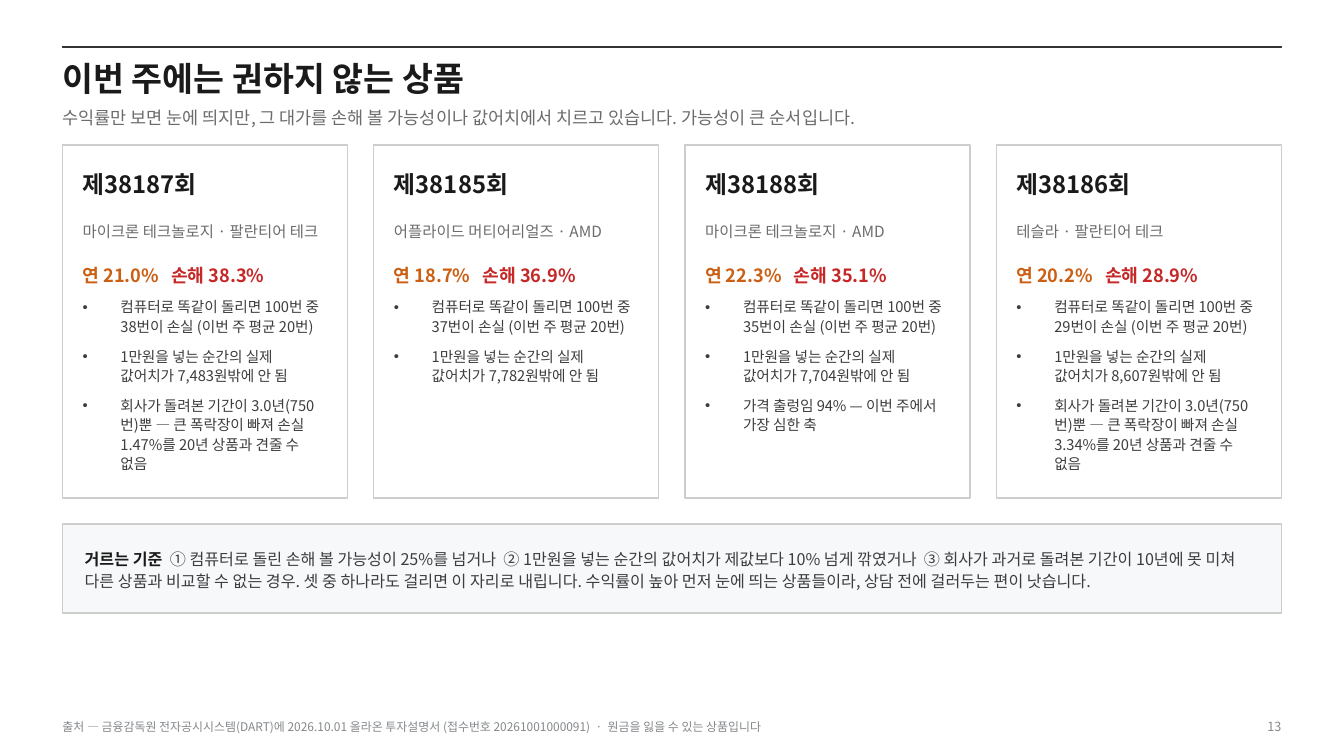
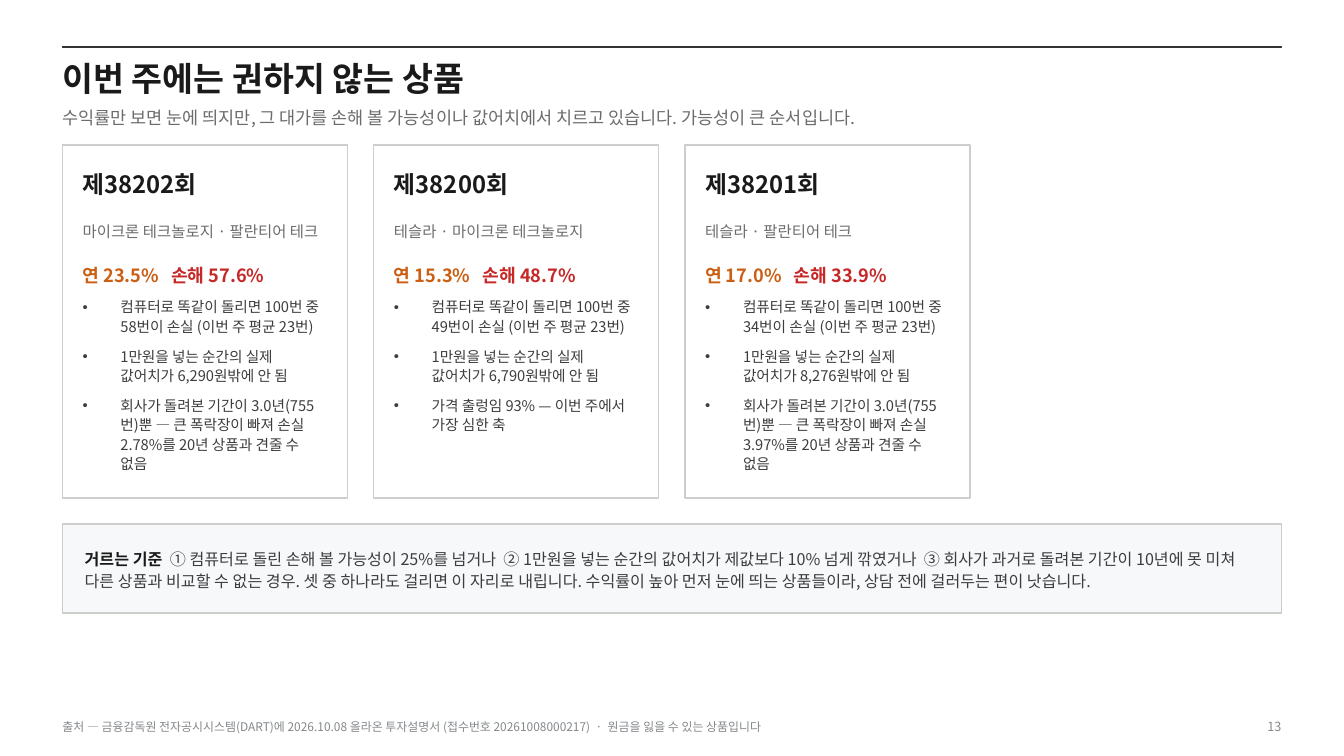
Before and after one commit to hanaroline/work_1, a slide deck: slide 13 of els-analysis-deck.pptx. Drawn at 1344x756 pixels with LibreOffice and Linux fonts; fonts in the diff are those of the drawing. Boxes give left, top, right and bottom in pixels: in the first picture for what was removed or moved away, otherwise in the second. Text is boxed around its words. In the diff, an @@ line names an element or a change of style, - is before the commit and + after.

```diff
--- a/els-analysis-deck.pptx
+++ b/els-analysis-deck.pptx
@@ rectangle removed at [996,145,1281,498] @@
@@ text at [83,173,197,195]: text changed @@
-제38187회
+제38202회
@@ text at [394,173,508,195]: text changed @@
-제38185회
+제38200회
@@ text at [705,173,819,195]: text changed @@
-제38188회
+제38201회
@@ text removed at [1016,173,1130,195] @@
-제38186회
@@ text at [394,224,583,238]: text changed @@
-어플라이드 머티어리얼즈 · AMD
+테슬라 · 마이크론 테크놀로지
@@ text at [705,224,852,238]: text changed @@
-마이크론 테크놀로지 · AMD
+테슬라 · 팔란티어 테크
@@ text removed at [1016,224,1163,238] @@
-테슬라 · 팔란티어 테크
@@ text at [83,266,265,284]: text changed @@
-연 21.0% 손해 38.3%
+연 23.5% 손해 57.6%
@@ text at [394,266,576,284]: text changed @@
-연 18.7% 손해 36.9%
+연 15.3% 손해 48.7%
@@ text at [705,266,887,284]: text changed @@
-연 22.3% 손해 35.1%
+연 17.0% 손해 33.9%
@@ text removed at [1016,266,1199,284] @@
-연 20.2% 손해 28.9%
@@ text at [120,300,320,470]: text changed @@
-• 컴퓨터로 똑같이 돌리면 100번 중 38번이 손실 (이번 주 평균 20번)
-• 1만원을 넣는 순간의 실제 값어치가 7,483원밖에 안 됨
-• 회사가 돌려본 기간이 3.0년(750번)뿐 — 큰 폭락장이 빠져 손실 1.47%를 20년 상품과 견줄 수 없음
+• 컴퓨터로 똑같이 돌리면 100번 중 58번이 손실 (이번 주 평균 23번)
+• 1만원을 넣는 순간의 실제 값어치가 6,290원밖에 안 됨
+• 회사가 돌려본 기간이 3.0년(755번)뿐 — 큰 폭락장이 빠져 손실 2.78%를 20년 상품과 견줄 수 없음
@@ text at [432,300,631,431]: text changed @@
-• 컴퓨터로 똑같이 돌리면 100번 중 37번이 손실 (이번 주 평균 20번)
-• 1만원을 넣는 순간의 실제 값어치가 7,782원밖에 안 됨
+• 컴퓨터로 똑같이 돌리면 100번 중 49번이 손실 (이번 주 평균 23번)
+• 1만원을 넣는 순간의 실제 값어치가 6,790원밖에 안 됨
+• 가격 출렁임 93% — 이번 주에서 가장 심한 축
@@ text at [743,300,942,470]: text changed @@
-• 컴퓨터로 똑같이 돌리면 100번 중 35번이 손실 (이번 주 평균 20번)
-• 1만원을 넣는 순간의 실제 값어치가 7,704원밖에 안 됨
-• 가격 출렁임 94% — 이번 주에서 가장 심한 축
+• 컴퓨터로 똑같이 돌리면 100번 중 34번이 손실 (이번 주 평균 23번)
+• 1만원을 넣는 순간의 실제 값어치가 8,276원밖에 안 됨
+• 회사가 돌려본 기간이 3.0년(755번)뿐 — 큰 폭락장이 빠져 손실 3.97%를 20년 상품과 견줄 수 없음
@@ text removed at [1054,300,1254,470] @@
-• 컴퓨터로 똑같이 돌리면 100번 중 29번이 손실 (이번 주 평균 20번)
-• 1만원을 넣는 순간의 실제 값어치가 8,607원밖에 안 됨
-• 회사가 돌려본 기간이 3.0년(750번)뿐 — 큰 폭락장이 빠져 손실 3.34%를 20년 상품과 견줄 수 없음
@@ text at [62,721,761,733]: text changed @@
-출처 — 금융감독원 전자공시시스템(DART)에 2026.10.01 올라온 투자설명서 (접수번호 20261001000091) · 원금을 잃을 수 있는 상품입니다
+출처 — 금융감독원 전자공시시스템(DART)에 2026.10.08 올라온 투자설명서 (접수번호 20261008000217) · 원금을 잃을 수 있는 상품입니다
```
Also in this commit, not shown: 15 other slides changed, 23 other files.
